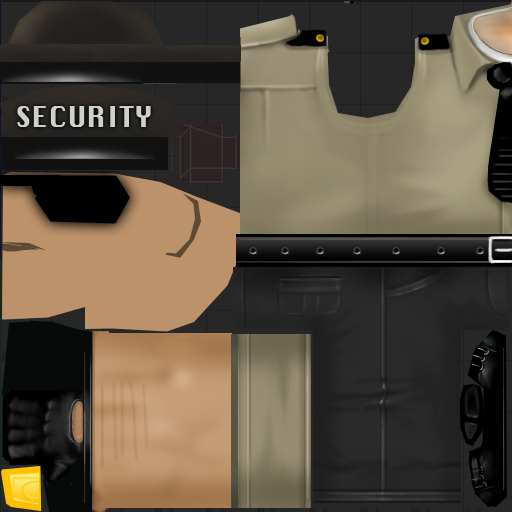
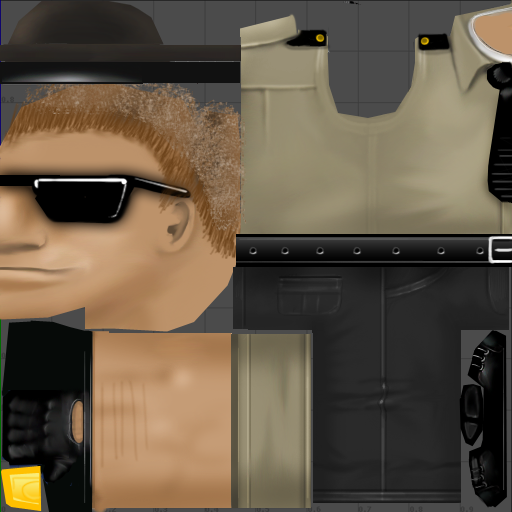
Layer changes from the first 512px x 512px image to the second:
painted on "Layer 3" over (1, 102, 168, 170)
renamed "Layer 2" to "Layer 9", painted on it over (0, 0, 512, 512)
painted on "Layer 7" over (33, 172, 193, 226)
painted on "Layer 8" over (0, 0, 512, 512)
painted on "Layer 5" over (177, 84, 238, 184)
removed layer "Layer 6" over (0, 0, 512, 512)
hid "Layer 1" over (0, 0, 512, 512)
painted on "Background" over (0, 0, 512, 512)
